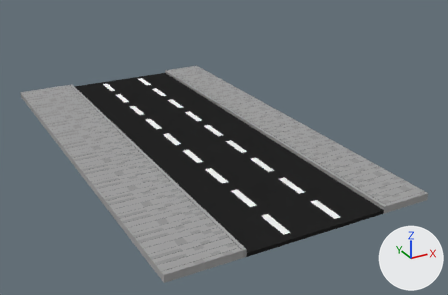
One commit to the Blender file FragileMessage/Assets/3DAssets/Bloque3/Edificios3.blend: the scene before it, then after it.
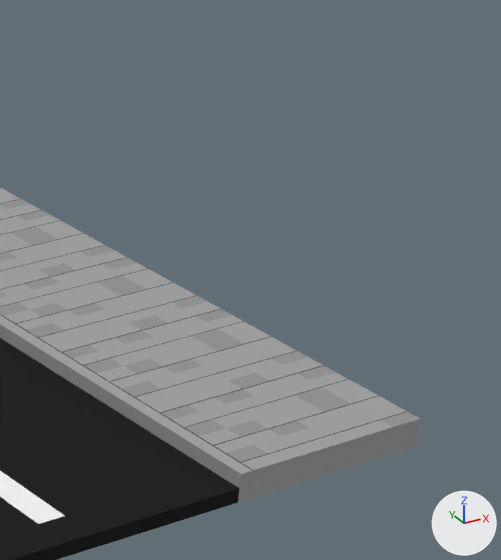
The first picture shows the older version from a 50 mm camera at (-17.2, -34.0, 15.5) aimed at (0.0, -2.7, -0.2). The close-ups show both versions on the part from 73% to 100% of the width and 31% to 77% of the height of that picture. Arrows for +X, +Y and +Z are at lower right; the lights stay in place.

Objects in the first close-up: 'Bloque3_Acera', 'Bloque3_Calle'.
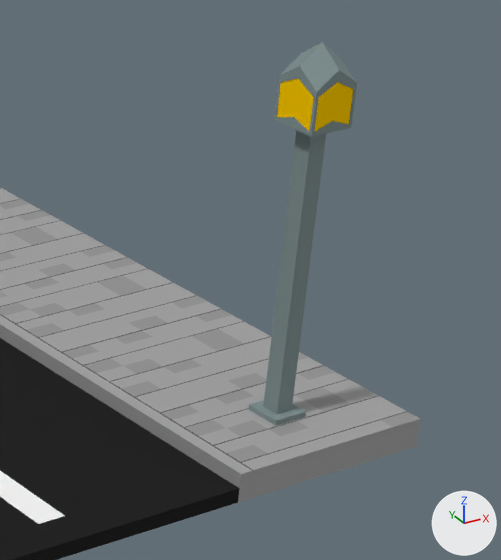
Where the change shows, as pixel boxes (x1, y1, x2, y2) in the close-ups (501 x 560 px):
'Farol', added: after (248, 42, 357, 425)
    faces in mat_farol_plomo (grey #819191): (248, 42, 357, 425)
    faces in mat_farol_amarillo (yellow #ffcc00): (277, 78, 353, 132)

Edits to the bpy script that builds the scene:
```text
Add mat_farol_amarillo:
    mat_farol_amarillo = diffuse_material('Farol_Amarillo')
    mat_farol_amarillo.base_color = (1.0, 0.604, 0.0)  # yellow #ffcc00
Add mat_farol_plomo:
    mat_farol_plomo = diffuse_material('Farol_Plomo')
    mat_farol_plomo.base_color = (0.22, 0.283, 0.283)  # grey #819191
Add me_cube_003:
    me_cube_003.from_pydata(...)  # 1640 vertices, 1632 faces; spans x -1.3..1.3, y -97.3..1.3, z -1.0..133.1
    # faces by material slot: [1536, 96]
    me_cube_003.materials.append(mat_farol_plomo)  # grey #819191
    me_cube_003.materials.append(mat_farol_amarillo)  # yellow #ffcc00
Add ob_farol:
    ob_farol = bpy.data.objects.new('Farol', me_cube_003)
    ob_farol.location = (4.5, 11.0, 0.33)
    ob_farol.scale = (0.25, 0.25, 0.0375)
```
